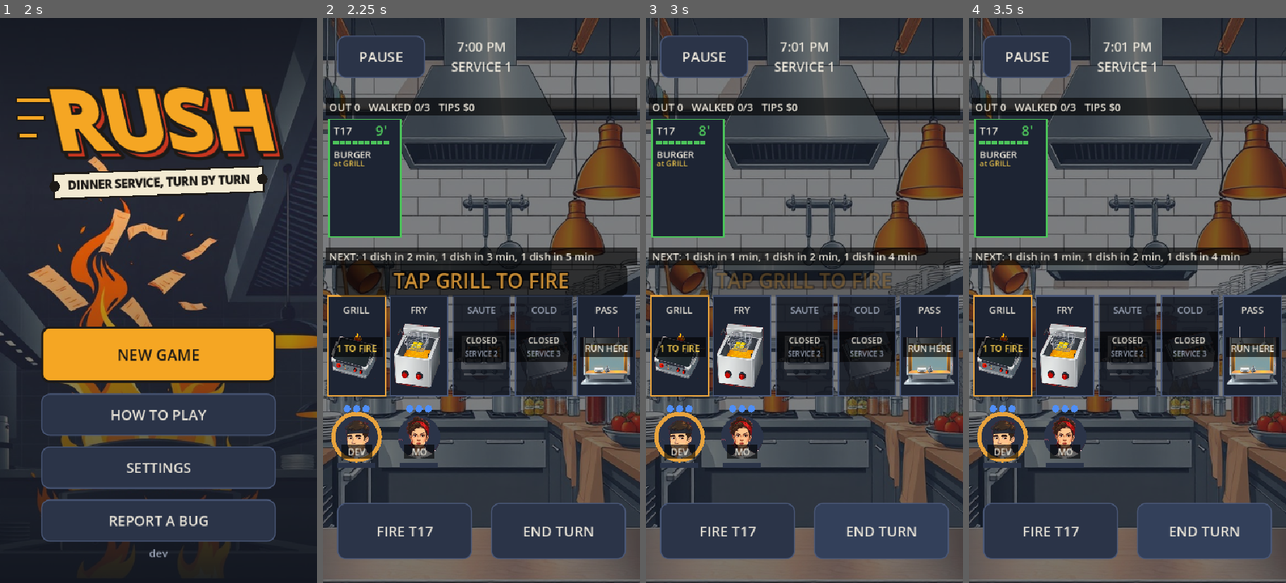
Above: before the commit, frames 1-4 (left to right).
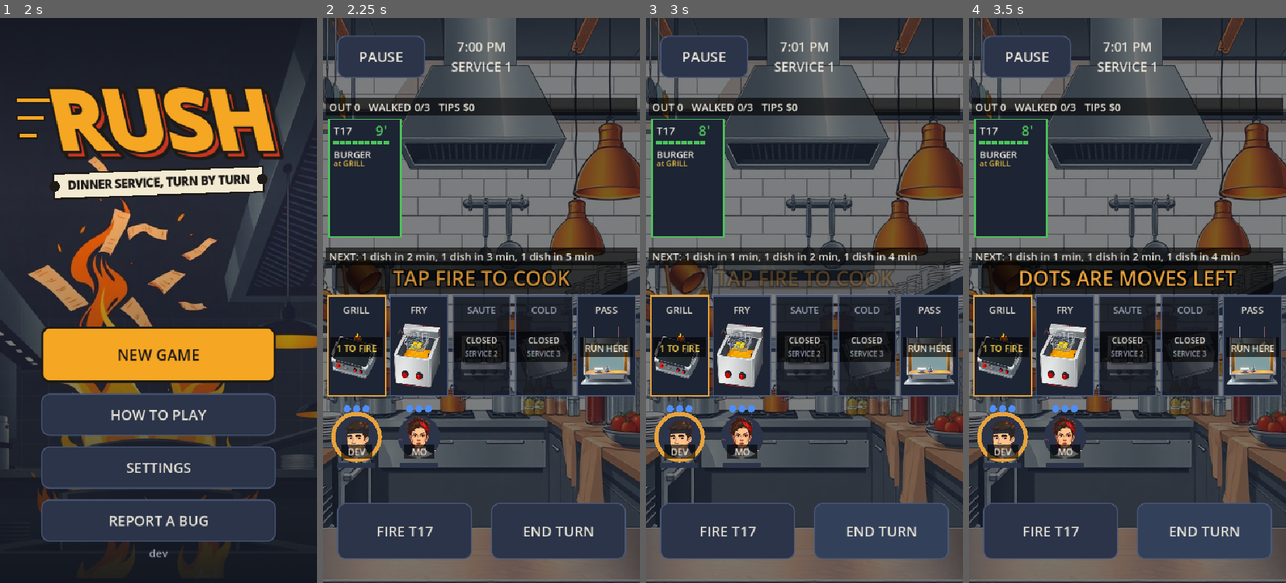
Above: after the commit, the same moments.

Repository: duffpowell-commits/Rush
Game: Godot game, scene res://scenes/boot.tscn
The game is run twice, just before and just after one commit, with the same random seed, the same clock (stepped at 60 frames per second) and the same inputs.
Inputs:
- Up to frame 1 (2 s): click "Skip splash" at 0.5 s; click "SKIP" at 1.25 s
- Up to frame 2 (2.25 s): click "NEW GAME" at 2 s
- Up to frame 3 (3 s): click "END TURN" at 2.75 s
- Up to frame 4 (3.5 s): no input

Frame 1 is identical in both runs. In frame 2, 1.8% of the frame differs, in the area x 4-96%, y 43-50%; in frame 3, 1.0%; in frame 4, 5.1%, in the area x 4-96%, y 43-49%.

Commit message:
Coach hints for what a blind player missed: FIRE button, action dots, RUN serves the table
Co-Authored-By: Claude Opus 5.5 <noreply@anthropic.com>
Claude-Session: https://claude.ai/code/session_01V3sbxLu4c4oLEvnvp25i9E

Diff:
--- a/scripts/game.gd
+++ b/scripts/game.gd
@@ -731,13 +731,16 @@
 
 func _coach_steps() -> Array:
 	return [
-		["fire", "TAP GRILL TO FIRE", func(): return true,
+		["fire", "TAP FIRE TO COOK", func(): return true,
 			func(): return k.turn > 0 or k.pans.any(func(p): return not p.is_empty())],
 		["end_turn", "TAP END TURN: COOK", func(): return k.pans.any(func(p): return not p.is_empty()),
 			func(): return k.turn > 0],
+		# Fresh-player review: the action dots over each cook were never noticed. After the first END TURN.
+		["dots", "DOTS ARE MOVES LEFT", func(): return k.turn >= 1,
+			func(): return k.turn >= 2 or k.crew.any(func(c): return not c.out and c.ap <= 0)],
 		["plate", "UP! TAP PLATE", func(): return k.pans.any(func(p): return not p.is_empty() and p.left <= 0),
 			func(): return not k.window.is_empty() or k.served > 0],
-		["run", "TAP PASS, THEN RUN", func(): return not k.window.is_empty(),
+		["run", "PASS: RUN SERVES IT", func(): return not k.window.is_empty(),
 			func(): return k.served > 0],
 		["switch", "TAP MO TO SWITCH", func(): return k.served > 0 and not k.crew[1].out,
 			func(): return sel != 0 or k.crew[1].out],
@@ -766,7 +769,7 @@
 				# phone (web, 9:19.5) stretches the canvas, and a fraction of its height landed on the station names
 				c.anchor_top = 0.0
 				c.anchor_bottom = 0.0
-				c.offset_top = station_rect(0).position.y - 54.0   # the field sits at the origin
+				c.offset_top = station_rect(0).position.y - 58.0   # the field sits at the origin; the band adds a few px
 				c.offset_bottom = c.offset_top + 48.0
 		return
 
--- a/tests/run_tests.gd
+++ b/tests/run_tests.gd
@@ -326,6 +326,9 @@
 	var g = load("res://scripts/game.gd").new()
 	var steps: Array = g._coach_steps()
 	check(steps.size() >= 5, "Rush has its five hints")
+	var ids: Array = steps.map(func(st): return st[0])
+	check(ids.has("dots") and ids.find("dots") > ids.find("end_turn"), "the action dots are taught after the first END TURN")
+	check(str(steps[ids.find("run")][1]).contains("SERVES"), "the RUN hint says RUN is what serves the table")
 	for st in steps:
 		check(str(st[1]).split(" ", false).size() <= 4, "hint '%s' is 4 words or fewer" % st[1])
 	g.free()
Not shown, changed: CLAUDE.md
